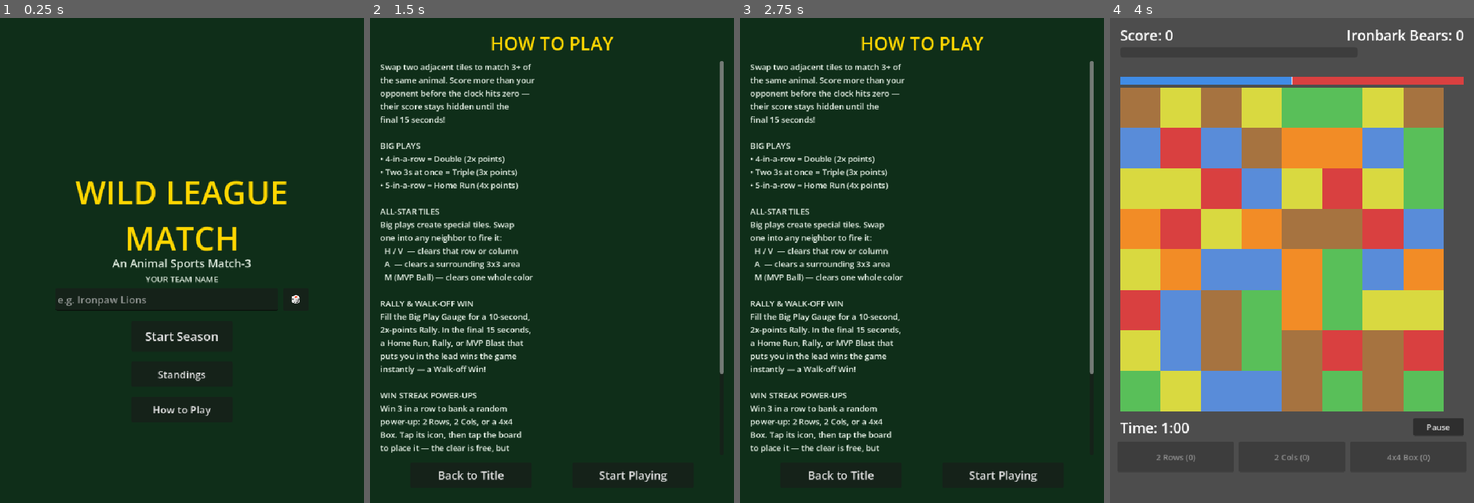
Above: before the commit, frames 1-4 (left to right).
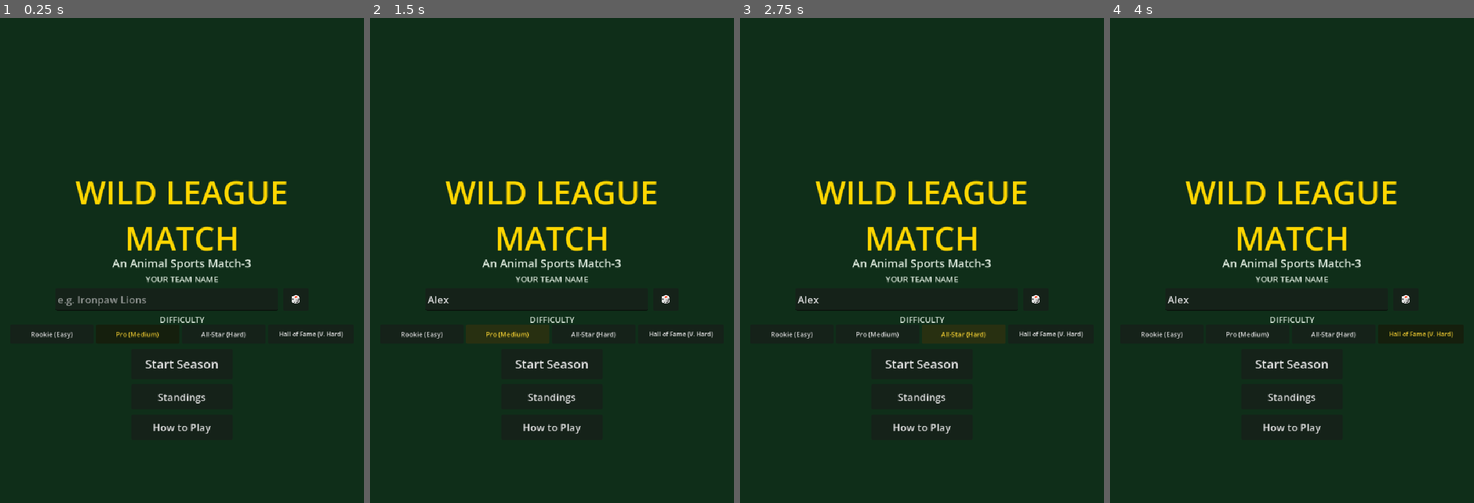
Above: after the commit, the same moments.

Repository: Pazderk/Wild-League-Match
Game: Godot game, scene res://scenes/title_screen.tscn
The game is run twice, just before and just after one commit, with the same random seed, the same clock (stepped at 60 frames per second) and the same inputs.
Inputs (mouse positions are in pixels of both pictures, inside the frame that each line leads up to):
- Up to frame 1 (0.25 s): no input
- Up to frame 2 (1.5 s): click (537, 299) at 0.52 s; type "Alex" at 0.6 s; click (508, 333) at 1.25 s, where only the run after the commit has a clickable "Pro (Medium)"
- Up to frame 3 (2.75 s): click (962, 333) at 2 s, where only the run after the commit has a clickable "All-Star (Hard)"
- Up to frame 4 (4 s): click (1419, 333) at 2.75 s, where only the run after the commit has a clickable "Hall of Fame (V. Hard)"; click (1372, 473) at 3.5 s, where only the run before the commit has a clickable "Start Playing"

The runs differ from the first frame. In frame 1, 1.3% of the frame differs, in the area x 8-95%, y 61-86%; in frame 2, 12%; in frame 3, 12%; in frame 4, 100%, in the area x 0-100%, y 0-100%.

Commit message:
Add difficulty levels, rainbow color bomb, bigger power-ups, tutorial rewrite
Difficulty: 4 levels (Rookie/Pro/All-Star/Hall of Fame), chosen on the
title screen when starting a fresh season, locked in for that season's
duration same as everything else that can't change mid-season. Pro is
the untouched baseline (today's team score ranges). Each level scales
every team's target score by a multiplier (0.7x/1.0x/1.3x/1.6x) and,
separately, how many Error Tiles show up per game — All-Star gets a
3rd, Hall of Fame a 4th, on top of the baseline two. The last-chosen
difficulty is remembered (like the team name) to pre-select next time,
but each season's own locked-in difficulty is tracked separately so
changing that default doesn't retroactively affect a season in progress.

Rainbow color bomb: the "MVP Ball" is now a slowly spinning 6-color
wheel instead of a flat dark tile with an "M" — drawn and animated
directly (rotating wedges via draw_colored_polygon, redrawn every
frame) rather than a static glyph.

Power-ups resized and relabeled to match: "3 Rows" and "3 Columns" now
actually clear 3 lines (24 tiles, up from 16), and "4x4 Box" is now
"Big Bomb" at 5x5 (25 tiles) so it stays the biggest of the three
rather than becoming the smallest once the lines grew.

How to Play rewritten top to bottom to match everything that actually
exists now: All-Star tiles described by their drawn shapes instead of
old letters, a new Final Chance section, a new section covering Golden
Ball / Error Tiles / Extra Innings (previously undocumented entirely),
updated power-up names and sizes, and a new Difficulty section.

Co-Authored-By: Claude Sonnet 5 <noreply@anthropic.com>

Diff:
--- a/scenes/board.tscn
+++ b/scenes/board.tscn
@@ -103,7 +103,7 @@
 offset_right = 245.0
 offset_bottom = 899.0
 theme_override_font_sizes/font_size = 16
-text = "2 Rows (0)"
+text = "3 Rows (0)"
 
 [node name="PowerupColumnsButton" type="Button" parent="."]
 offset_left = 255.0
@@ -111,7 +111,7 @@
 offset_right = 465.0
 offset_bottom = 899.0
 theme_override_font_sizes/font_size = 16
-text = "2 Cols (0)"
+text = "3 Columns (0)"
 
 [node name="PowerupBoxButton" type="Button" parent="."]
 offset_left = 475.0
@@ -119,7 +119,7 @@
 offset_right = 705.0
 offset_bottom = 899.0
 theme_override_font_sizes/font_size = 16
-text = "4x4 Box (0)"
+text = "Big Bomb (0)"
 
 [node name="BigPlayLabel" type="Label" parent="."]
 visible = false
--- a/scenes/title_screen.tscn
+++ b/scenes/title_screen.tscn
@@ -60,35 +60,77 @@
 theme_override_font_sizes/font_size = 20
 text = "🎲"
 
+[node name="DifficultyLabel" type="Label" parent="."]
+offset_left = 20.0
+offset_top = 585.0
+offset_right = 700.0
+offset_bottom = 603.0
+theme_override_colors/font_color = Color(0.85, 0.9, 0.85, 1)
+theme_override_font_sizes/font_size = 16
+horizontal_alignment = 1
+text = "DIFFICULTY"
+
+[node name="RookieButton" type="Button" parent="."]
+offset_left = 20.0
+offset_top = 607.0
+offset_right = 185.0
+offset_bottom = 645.0
+theme_override_font_sizes/font_size = 13
+text = "Rookie (Easy)"
+
+[node name="ProButton" type="Button" parent="."]
+offset_left = 190.0
+offset_top = 607.0
+offset_right = 355.0
+offset_bottom = 645.0
+theme_override_font_sizes/font_size = 13
+text = "Pro (Medium)"
+
+[node name="AllStarButton" type="Button" parent="."]
+offset_left = 360.0
+offset_top = 607.0
+offset_right = 525.0
+offset_bottom = 645.0
+theme_override_font_sizes/font_size = 13
+text = "All-Star (Hard)"
+
+[node name="HallOfFameButton" type="Button" parent="."]
+offset_left = 530.0
+offset_top = 607.0
+offset_right = 700.0
+offset_bottom = 645.0
+theme_override_font_sizes/font_size = 12
+text = "Hall of Fame (V. Hard)"
+
 [node name="StartButton" type="Button" parent="."]
 offset_left = 260.0
-offset_top = 600.0
+offset_top = 655.0
 offset_right = 460.0
-offset_bottom = 660.0
+offset_bottom = 715.0
 theme_override_font_sizes/font_size = 24
 text = "Start Season"
 
 [node name="StandingsButton" type="Button" parent="."]
 offset_left = 260.0
-offset_top = 680.0
+offset_top = 725.0
 offset_right = 460.0
-offset_bottom = 730.0
+offset_bottom = 775.0
 theme_override_font_sizes/font_size = 20
 text = "Standings"
 
 [node name="HowToPlayButton" type="Button" parent="."]
 offset_left = 260.0
-offset_top = 750.0
+offset_top = 785.0
 offset_right = 460.0
-offset_bottom = 800.0
+offset_bottom = 835.0
 theme_override_font_sizes/font_size = 20
 text = "How to Play"
 
 [node name="RestartSeasonButton" type="Button" parent="."]
 offset_left = 260.0
-offset_top = 820.0
+offset_top = 845.0
 offset_right = 460.0
-offset_bottom = 865.0
+offset_bottom = 890.0
 theme_override_font_sizes/font_size = 18
 text = "Restart Season"
 
--- a/scenes/tutorial_screen.tscn
+++ b/scenes/tutorial_screen.tscn
@@ -34,7 +34,9 @@
 the same animal. Score more than your
 opponent before the clock hits zero —
 their score stays hidden until the
-final 15 seconds!
+final 15 seconds (watch the bar at
+the top — it tips toward whoever's
+ahead)!
 
 BIG PLAYS
 • 4-in-a-row = Double (2x points)
@@ -44,9 +46,12 @@
 ALL-STAR TILES
 Big plays create special tiles. Swap
 one into any neighbor to fire it:
-  H / V  — clears that row or column
-  A  — clears a surrounding 3x3 area
-  M (MVP Ball) — clears one whole color
+  Arrow tile — clears that whole
+  row or column
+  Bomb tile — clears a surrounding
+  3x3 area
+  Rainbow tile — clears every tile
+  of one color
 
 RALLY & WALK-OFF WIN
 Fill the Big Play Gauge for a 10-second,
@@ -55,13 +60,44 @@
 puts you in the lead wins the game
 instantly — a Walk-off Win!
 
+FINAL CHANCE
+Still behind when the clock hits zero?
+You get 3 more swaps — hits or misses
+both count — before the game ends.
+Cross the target on any of them and
+you win right there, same as a
+Walk-off.
+
+DURING THE GAME
+A few special tiles can show up as
+the clock runs:
+  Golden Ball — worth 3x a normal
+  tile's points when matched, and
+  hops to a new spot instead of
+  clearing
+  Error Tile (a red X) — matching
+  it costs you: the opponent's
+  score jumps
+  Extra Innings — appears for a
+  5-second window; match it in
+  time and, if you're still behind
+  when the clock runs out, you get
+  10 real bonus seconds to catch up
+
 WIN STREAK POWER-UPS
-Win 3 in a row to bank a random
-power-up: 2 Rows, 2 Cols, or a 4x4
-Box. Tap its icon, then tap the board
-to place it — the clear is free, but
-anything it sets up to fall into
-place still scores as usual.
+Win 3 games in a row to bank a random
+power-up: 3 Rows, 3 Columns, or a Big
+Bomb. Tap its icon, then tap the board
+to place it — it scores like a normal
+match, and anything the refill sets up
+afterward scores on top of that.
+
+DIFFICULTY
+Choose Rookie, Pro, All-Star, or Hall
+of Fame when starting a season. Higher
+difficulties raise target scores and
+throw more Error Tiles into each game.
+It's locked in for the whole season.
 
 THE SEASON
 Play all 7 other teams twice (14 games).
--- a/scripts/board.gd
+++ b/scripts/board.gd
@@ -72,7 +72,9 @@
 const GOLDEN_BALL_TIME_LEFT := 20.0 # spawns once this much time remains
 const GOLDEN_TILE_VALUE_MULTIPLIER := 3.0 # counts as this many tiles' worth of base score
 
-const ERROR_TILE_ELAPSED_TIMES := [15.0, 40.0]
+# Spawn schedule scales with SeasonManager.difficulty — see
+# SeasonManager.DIFFICULTY_ERROR_TILE_TIMES. Harder difficulties get more
+# error tiles per game, not just tougher scores.
 const ERROR_TILE_PENALTY := 400
 
 const EXTRA_INNINGS_ELAPSED_SPAWN := 30.0
@@ -91,10 +93,10 @@
 # scores like a plain match (no tier bonus), and whatever the refill
 # naturally matches afterward runs through the normal cascade pipeline and
 # scores as usual on top of that.
-const POWERUP_DISPLAY_NAMES := {"rows": "2 Rows", "columns": "2 Cols", "box": "4x4 Box"}
-const POWERUP_ROW_SPAN := 2
-const POWERUP_COLUMN_SPAN := 2
-const POWERUP_BOX_SPAN := 4
+const POWERUP_DISPLAY_NAMES := {"rows": "3 Rows", "columns": "3 Columns", "box": "Big Bomb"}
+const POWERUP_ROW_SPAN := 3
+const POWERUP_COLUMN_SPAN := 3
+const POWERUP_BOX_SPAN := 5
 
 const TileScene := preload("res://scenes/tile.tscn")
 
@@ -159,11 +161,13 @@
 # Board-event tiles currently on the board: Vector2i -> "golden" | "error" |
 # "extra_innings". golden_pos / extra_innings_pos additionally track those
 # two by dedicated position (there's at most one of each at a time, unlike
-# error tiles which can have two live simultaneously).
+# error tiles, which can have several live simultaneously — how many
+# depends on difficulty, see error_tile_elapsed_times below).
 var board_events := {}
 var golden_pos := Vector2i(-1, -1)
 var golden_spawned := false
-var error_tiles_spawned: Array = [false, false] # parallel to ERROR_TILE_ELAPSED_TIMES
+var error_tile_elapsed_times: Array = [] # set in _ready() from SeasonManager.difficulty
+var error_tiles_spawned: Array = [] # parallel to error_tile_elapsed_times
 var extra_innings_pos := Vector2i(-1, -1)
 var extra_innings_spawned := false
 var extra_innings_expire_at := -1.0 # time_left value at which it vanishes unclaimed
@@ -199,6 +203,10 @@
 func _ready() -> void:
 	randomize()
 	_build_board()
+
+	error_tile_elapsed_times = SeasonManager.DIFFICULTY_ERROR_TILE_TIMES.get(SeasonManager.difficulty, [15.0, 40.0])
+	error_tiles_spawned.resize(error_tile_elapsed_times.size())
+	error_tiles_spawned.fill(false)
 
 	var team: Dictionary = SeasonManager.get_current_opponent()
 	current_team_name = team.name
@@ -892,8 +900,8 @@
 		golden_spawned = true
 		golden_pos = _spawn_board_event("golden")
 
-	for i in range(ERROR_TILE_ELAPSED_TIMES.size()):
-		if not error_tiles_spawned[i] and elapsed >= ERROR_TILE_ELAPSED_TIMES[i]:
+	for i in range(error_tile_elapsed_times.size()):
+		if not error_tiles_spawned[i] and elapsed >= error_tile_elapsed_times[i]:
 			error_tiles_spawned[i] = true
 			_spawn_board_event("error")
 
--- a/scripts/season_manager.gd
+++ b/scripts/season_manager.gd
@@ -30,6 +30,32 @@
 const FINALS_WINS_NEEDED := 3 # best of 5
 const PLAYOFF_SCORE_BOOST := 1.18 # tougher score ranges once the postseason starts
 
+# Difficulty: chosen when starting a fresh season, locked in for its whole
+# duration (can't change mid-season, same as the team name can but doesn't
+# need to be). "pro" is the untouched baseline — today's team score ranges
+# are tuned around it. Also drives how many Error Tiles show up per game
+# (see board.gd's DIFFICULTY_ERROR_TILE_TIMES) — harder difficulties get
+# more of them, not just tougher scores.
+const DIFFICULTY_LEVELS := ["rookie", "pro", "all_star", "hall_of_fame"]
+const DIFFICULTY_DISPLAY_NAMES := {
+	"rookie": "Rookie (Easy)",
+	"pro": "Pro (Medium)",
+	"all_star": "All-Star (Hard)",
+	"hall_of_fame": "Hall of Fame (Very Hard)",
+}
+const DIFFICULTY_SCORE_MULTIPLIERS := {
+	"rookie": 0.7,
+	"pro": 1.0,
+	"all_star": 1.3,
+	"hall_of_fame": 1.6,
+}
+const DIFFICULTY_ERROR_TILE_TIMES := {
+	"rookie": [15.0, 40.0],
+	"pro": [15.0, 40.0],
+	"all_star": [15.0, 32.0, 49.0],
+	"hall_of_fame": [12.0, 24.0, 36.0, 48.0],
+}
+
 var teams := [
 	{"name": "Ironbark Bears", "min_score": 3500, "max_score": 4500, "rival": false},
 	{"name": "Riverside Otters", "min_score": 3800, "max_score": 4800, "rival": false},
@@ -53,6 +79,9 @@
 var regular_wins := 0
 var regular_losses := 0
 
+# Locked in for the whole season at reset_season() — see DIFFICULTY_LEVELS.
+var difficulty := "pro"
+
 # "regular", "semifinal", "finals", "champion", "eliminated_semis",
 # "eliminated_finals", "missed_playoffs"
 var stage := "regular"
@@ -84,6 +113,10 @@
 # touch them.
 var tutorial_seen := false
 var team_name := "YOU"
+# Only pre-selects the title screen's difficulty picker for convenience —
+# the season's own locked-in `difficulty` (below, part of season_save.json)
+# is what actually governs gameplay.
+var preferred_difficulty := "pro"
 
 
 func _ready() -> void:
@@ -106,10 +139,19 @@
 	_save_prefs()
 
 
+func set_preferred_difficulty(new_difficulty: String) -> void:
+	if not DIFFICULTY_LEVELS.has(new_difficulty):
+		return
+	preferred_difficulty = new_difficulty
+	_save_prefs()
+
+
 func _save_prefs() -> void:
 	var f := FileAccess.open(PREFS_PATH, FileAccess.WRITE)
 	if f:
-		f.store_string(JSON.stringify({"tutorial_seen": tutorial_seen, "team_name": team_name}))
+		f.store_string(JSON.stringify({
+			"tutorial_seen": tutorial_seen, "team_name": team_name, "preferred_difficulty": preferred_difficulty,
+		}))
 		f.close()
 
 
@@ -126,6 +168,7 @@
 	if typeof(parsed) != TYPE_DICTIONARY:
 		return
 	tutorial_seen = parsed.get("tutorial_seen", false)
+	preferred_difficulty = parsed.get("preferred_difficulty", "pro")
 	team_name = parsed.get("team_name", "YOU")
 
 
@@ -163,8 +206,9 @@
 
 func roll_target_score() -> int:
 	var team := get_current_opponent()
-	var lo: int = team.min_score
-	var hi: int = team.max_score
+	var multiplier: float = DIFFICULTY_SCORE_MULTIPLIERS.get(difficulty, 1.0)
+	var lo: int = int(team.min_score * multiplier)
+	var hi: int = int(team.max_score * multiplier)
 	if is_playoff_stage():
 		lo = int(lo * PLAYOFF_SCORE_BOOST)
 		hi = int(hi * PLAYOFF_SCORE_BOOST)
@@ -474,7 +518,13 @@
 	return {"wins": wins, "losses": losses}
 
 
-func reset_season() -> void:
+## new_difficulty, if given, must be one of DIFFICULTY_LEVELS and becomes
+## this season's locked-in difficulty; left blank, the current difficulty
+## carries over (e.g. the season-over auto-reset in _load() shouldn't
+## silently change it).
+func reset_season(new_difficulty: String = "") -> void:
+	if DIFFICULTY_LEVELS.has(new_difficulty):
+		difficulty = new_difficulty
 	records = {}
 	current_team_index = 0
 	regular_games_played = 0
@@ -512,6 +562,7 @@
 		"finals_opponent_name": finals_opponent_name,
 		"win_streak": win_streak,
 		"powerup_counts": powerup_counts,
+		"difficulty": difficulty,
 	}
 	var f := FileAccess.open(SAVE_PATH, FileAccess.WRITE)
 	if f:
@@ -532,6 +583,7 @@
 	if typeof(parsed) != TYPE_DICTIONARY:
 		return
 	current_team_index = parsed.get("current_team_index", 0)
+	difficulty = parsed.get("difficulty", "pro")
 	records = parsed.get("records", {})
 	regular_games_played = parsed.get("regular_games_played", 0)
 	regular_wins = parsed.get("regular_wins", 0)
--- a/scripts/tile.gd
+++ b/scripts/tile.gd
@@ -20,16 +20,21 @@
 # chain-fire it. color_bomb ("MVP Ball") instead clears every tile matching
 # whichever gem it's swapped into.
 #
-# "row"/"col"/"area" are drawn directly (a horizontal arrow, a vertical
-# arrow, a bomb) rather than as a letter, same reasoning and pattern as the
-# event overlays below. color_bomb keeps its own letter mark.
-const SPECIAL_SYMBOLS := {"color_bomb": "M"}
-const COLOR_BOMB_COLOR := Color(0.12, 0.12, 0.14)
+# All four are drawn directly (a horizontal arrow, a vertical arrow, a
+# bomb, a spinning rainbow wheel) rather than as a letter — a font's
+# rendering of a given Unicode symbol isn't guaranteed consistent across
+# browsers in a web export, while a drawn shape always looks the same.
+const COLOR_BOMB_COLOR := Color(0.1, 0.1, 0.12)
 const SPECIAL_SHAPE_COLOR := Color(1, 1, 1, 1)
 const BOMB_BODY_COLOR := Color(0.08, 0.08, 0.1, 1)
 const BOMB_OUTLINE_COLOR := Color(1, 1, 1, 0.85)
 const BOMB_FUSE_COLOR := Color(0.6, 0.4, 0.2, 1)
 const BOMB_SPARK_COLOR := Color(1, 0.8, 0.2, 1)
+const RAINBOW_COLORS := [
+	Color(0.9, 0.15, 0.15), Color(0.95, 0.55, 0.1), Color(0.95, 0.85, 0.15),
+	Color(0.25, 0.75, 0.35), Color(0.25, 0.55, 0.9), Color(0.55, 0.25, 0.75),
+]
+const RAINBOW_SPIN_SPEED := 1.2 # radians/sec
 
 # Board-event overlays: a temporary marker on top of an ordinary gem, matched
 # via normal color-match rules like any other tile, independent of the
@@ -52,6 +57,7 @@
 var special_type: String = ""
 var event_type: String = ""
 var grid_pos: Vector2i = Vector2i.ZERO
+var rainbow_rotation := 0.0
 
 @onready var special_mark: Label = $SpecialMark
 @onready var event_badge: ColorRect = $EventBadge
@@ -61,6 +67,12 @@
 func _ready() -> void:
 	pivot_offset = size / 2.0
 	mouse_filter = Control.MOUSE_FILTER_STOP
+
+
+func _process(delta: float) -> void:
+	if special_type == "color_bomb":
+		rainbow_rotation += delta * RAINBOW_SPIN_SPEED
+		queue_redraw()
 
 
 ## Setting a plain gem type always clears any special marker or board-event
@@ -74,12 +86,11 @@
 
 func set_special(type: String) -> void:
 	special_type = type
-	special_mark.visible = type == "color_bomb"
-	if type == "color_bomb":
-		special_mark.text = SPECIAL_SYMBOLS[type]
+	special_mark.visible = false
 
 	if type == "color_bomb":
 		color = COLOR_BOMB_COLOR
+		rainbow_rotation = 0.0
 	elif type == "":
 		color = GEM_COLORS[gem_type]
 	queue_redraw()
@@ -102,6 +113,8 @@
 			_draw_double_arrow(false)
 		"area":
 			_draw_bomb()
+		"color_bomb":
+			_draw_rainbow_wheel()
 
 	match event_type:
 		"error":
@@ -164,6 +177,28 @@
 	draw_circle(fuse_tip + Vector2(1, -1), 4.0, BOMB_SPARK_COLOR)
 
 
+## A slowly spinning color wheel for the color bomb ("MVP Ball") — the
+## rotation itself is what reads as "rainbow" at a glance, not just the
+## color spread.
+func _draw_rainbow_wheel() -> void:
+	var center := size / 2.0
+	var radius: float = min(size.x, size.y) / 2.0 - 8.0
+	var slice_count := RAINBOW_COLORS.size()
+	var slice_angle := TAU / slice_count
+	var arc_steps := 8
+
+	for i in range(slice_count):
+		var start_angle: float = rainbow_rotation + i * slice_angle
+		var points := PackedVector2Array()
+		points.append(center)
+		for s in range(arc_steps + 1):
+			var a: float = start_angle + slice_angle * (float(s) / arc_steps)
+			points.append(center + Vector2(cos(a), sin(a)) * radius)
+		draw_colored_polygon(points, RAINBOW_COLORS[i])
+
+	draw_arc(center, radius, 0, TAU, 32, Color(1, 1, 1, 0.6), 2.0, true)
+
+
 func set_selected(is_selected: bool) -> void:
 	var target_scale := Vector2(0.85, 0.85) if is_selected else Vector2.ONE
 	create_tween().tween_property(self, "scale", target_scale, 0.1)
--- a/scripts/title_screen.gd
+++ b/scripts/title_screen.gd
@@ -18,10 +18,19 @@
 @onready var restart_overlay: Control = $RestartConfirmOverlay
 @onready var restart_yes_button: Button = $RestartConfirmOverlay/RestartYesButton
 @onready var restart_no_button: Button = $RestartConfirmOverlay/RestartNoButton
+@onready var difficulty_buttons := {
+	"rookie": $RookieButton,
+	"pro": $ProButton,
+	"all_star": $AllStarButton,
+	"hall_of_fame": $HallOfFameButton,
+}
+
+var fresh_season := false
+var selected_difficulty := "pro"
 
 
 func _ready() -> void:
-	var fresh_season: bool = SeasonManager.stage == "regular" and SeasonManager.regular_games_played == 0
+	fresh_season = SeasonManager.stage == "regular" and SeasonManager.regular_games_played == 0
 	start_button.text = "Start Season" if fresh_season else "Continue Season"
 	start_button.pressed.connect(_on_start_pressed)
 	standings_button.pressed.connect(func(): get_tree().change_scene_to_file("res://scenes/standings_screen.tscn"))
@@ -30,6 +39,16 @@
 	team_name_edit.text = "" if SeasonManager.team_name == "YOU" else SeasonManager.team_name
 	randomize_button.pressed.connect(func(): team_name_edit.text = NAME_SUGGESTIONS[randi() % NAME_SUGGESTIONS.size()])
 
+	# Locked in for a season already in progress — shown (highlighted) but
+	# not changeable until it ends or is restarted. A fresh season starts
+	# from whatever was last chosen, for convenience.
+	selected_difficulty = SeasonManager.difficulty if not fresh_season else SeasonManager.preferred_difficulty
+	for kind in difficulty_buttons:
+		var button: Button = difficulty_buttons[kind]
+		button.disabled = not fresh_season
+		button.pressed.connect(func(): _on_difficulty_pressed(kind))
+	_update_difficulty_buttons()
+
 	restart_overlay.visible = false
 	restart_button.visible = not fresh_season
 	restart_button.pressed.connect(func(): restart_overlay.visible = true)
@@ -37,15 +56,32 @@
 	restart_no_button.pressed.connect(func(): restart_overlay.visible = false)
 
 
+func _on_difficulty_pressed(kind: String) -> void:
+	selected_difficulty = kind
+	_update_difficulty_buttons()
+
+
+func _update_difficulty_buttons() -> void:
+	for kind in difficulty_buttons:
+		var button: Button = difficulty_buttons[kind]
+		button.modulate = Color(1, 0.85, 0.2, 1) if kind == selected_difficulty else Color(1, 1, 1, 1)
+
+
 func _on_restart_confirmed() -> void:
-	SeasonManager.reset_season()
+	SeasonManager.reset_season(selected_difficulty)
 	restart_overlay.visible = false
 	restart_button.visible = false
 	start_button.text = "Start Season"
+	fresh_season = true
+	for kind in difficulty_buttons:
+		difficulty_buttons[kind].disabled = false
 
 
 func _on_start_pressed() -> void:
 	SeasonManager.set_team_name(team_name_edit.text)
+	if fresh_season:
+		SeasonManager.set_preferred_difficulty(selected_difficulty)
+		SeasonManager.reset_season(selected_difficulty)
 	if not SeasonManager.tutorial_seen:
 		get_tree().change_scene_to_file("res://scenes/tutorial_screen.tscn")
 	else:
Not shown, changed: docs/index.html
Not shown, changed: docs/index.pck
